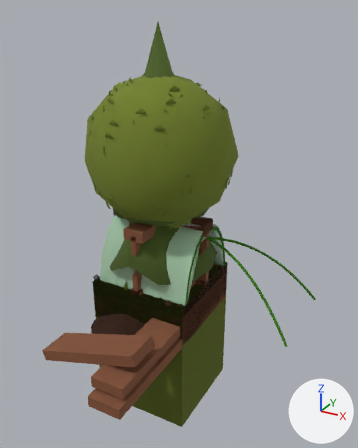
Renders of the glTF model apps/garden/public/assets/models/GameAssets.glb from each side of a commit.
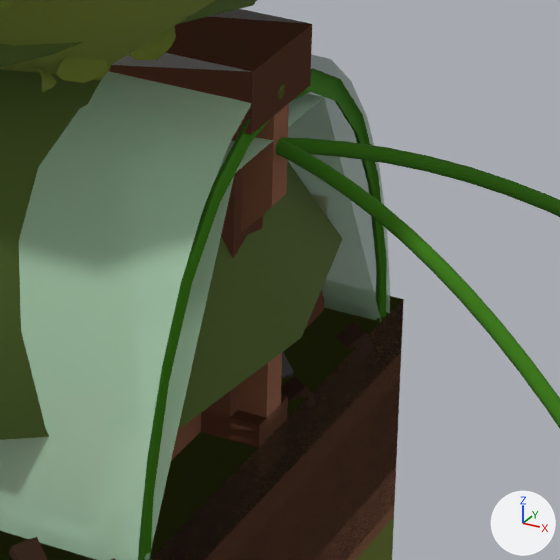
The first picture shows the older version from a 50 mm lens placed at (2.28, -3.81, 2.87), pointed at (0.35, -0.3, 1.12). The close-ups show the older and then the newer version on the part from 46% to 71% of the width and 48% to 68% of the height of that picture. Only the edits that show in the close-ups are written down. Every picture has the same lights, and +X, +Y and +Z are marked at lower right. Where no turn or scale is listed for an object, it has been applied to the vertices.

Names of what the first close-up shows: 'Block Grass 1', 'Block Ground Angle 1', 'Greenhouse Tunnel Stick Middle', 'Greenhouse X Stick A', 'Greenhouse X Stick B', 'Raised Bed I', 'Shade S', 'Shade Solo', 'Tree 1', 'Tree 2', 'Tunnel Half', 'X Half' and 12 more.
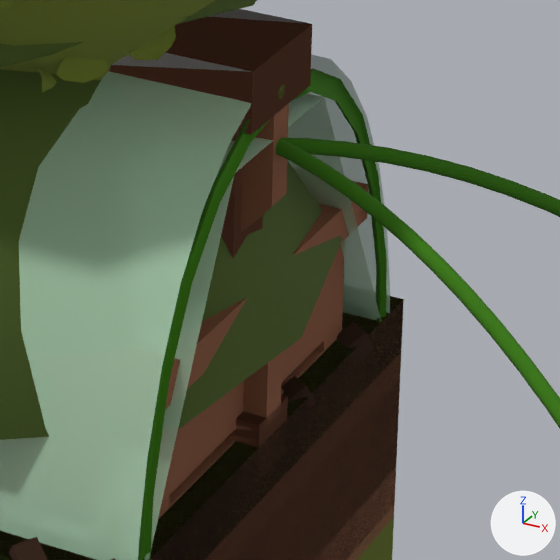
Where the change shows, as pixel boxes (x1, y1, x2, y2) in the close-ups (560 x 560 px):
'GardenBox_Body_Planks', added (brown): after (158, 244, 344, 519)
'GardenBox_Lid_HingeOrigin', added (mostly hidden): after (165, 181, 368, 410)
'Block Grass 1', unchanged, covered by the edit: before (0, 296, 403, 560); after (0, 298, 403, 560)
'Block Ground 2', unchanged, uncovered by the edit: before (2, 352, 294, 560); after (0, 296, 402, 560)

What the commit changed:
Mesh me_gardenbox_lid_hingeorigin is new.
It has 96 vertices, 144 faces and spans x -0.48..0.48, y -0.76..0.038, z -0.036..0.182.
It uses material mat_material_planks (brown #956247).
Mesh me_gardenbox_body_planks is new.
It has 232 vertices, 348 faces and spans x -0.463..0.463, y -0.343..0.376, z 0.0..0.602.
It uses material mat_material_planks (brown #956247).
Object 'GardenBox_Lid_HingeOrigin' (ob_gardenbox_lid_hingeorigin) is new; it shows me_gardenbox_lid_hingeorigin.
Its location is (0.0, 0.38, 0.6).
Object 'GardenBox_Body_Planks' (ob_gardenbox_body_planks) is new; it shows me_gardenbox_body_planks.
Its location is (0.0, 0.0, 0.0).
